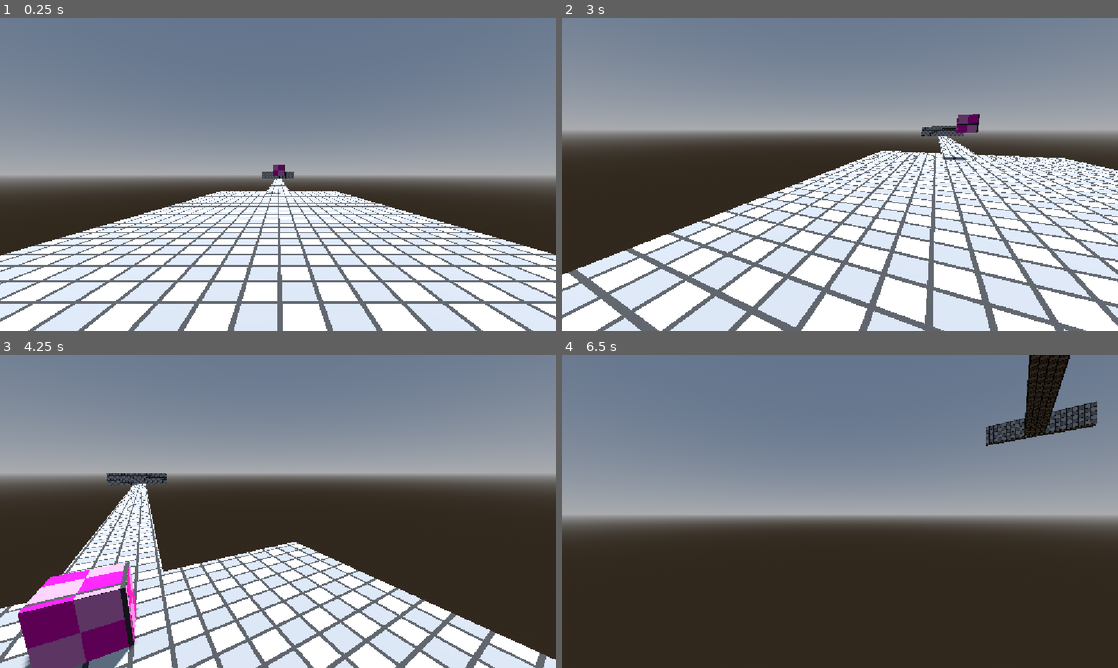
Above: before the commit, frames 1-4 (two rows, left to right).
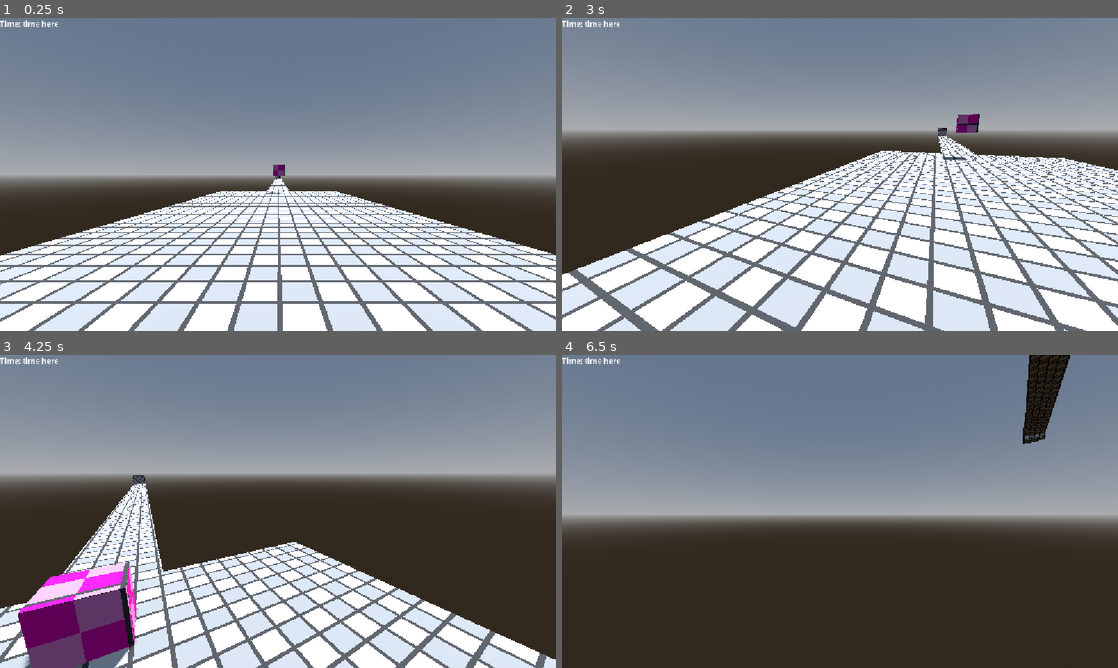
Above: after the commit, the same moments.

Repository: angrypig555/haven-game-2026
Game: Godot game, scene res://scenes/level5.tscn
Same seed, same stepped clock (60 frames per second), same inputs: the game is played once before the commit and once after it. This scene is started directly instead of the project's main scene.
Inputs (mouse positions are in pixels of both pictures, inside the frame that each line leads up to):
- Up to frame 1 (0.25 s): no input
- Up to frame 2 (3 s): tap Enter (ui_accept) at 0.5, 0.77, 1.52, 2 s; move the mouse to (962, 158) at 0.52 s; hold D (right_strafe) 0.53-1.28 s; tap Shift (dash) every 0.75 s from 0.6 to 2.85 s; click (962, 158) at 0.67 s; move the mouse to (812, 174) at 1.27 s; hold W (forward) from 1.28 s (still down); move the mouse to (851, 168) at 2.02 s; tap R (reset) at 2.75 s; move the mouse to (834, 180) at 2.77 s
- Up to frame 3 (4.25 s): keep holding W (forward); tap Enter (ui_accept) at 3.02, 3.77 s; move the mouse to (316, 514) at 3.52 s; tap Shift (dash) at 3.6 s
- Up to frame 4 (6.5 s): move the mouse to (795, 508) at 4.27 s; tap Shift (dash) at 4.35, 5.1, 5.85 s; tap Enter (ui_accept) at 4.52, 5, 6.02 s; move the mouse to (845, 511) at 5.02 s; move the mouse to (817, 505) at 5.77 s; release W (forward) at 5.78 s; hold D (right_strafe) from 5.78 s (still down)

The runs differ from the first frame. In frame 1, 0.2% of the frame differs, in the area x 0-53%, y 0-52%; in frame 2, 0.3%; in frame 3, 0.4%; in frame 4, 1.3%, in the area x 0-97%, y 0-30%.

Commit message:
begin gui work

Diff:
--- a/haven-2026/scenes/level5.tscn
+++ b/haven-2026/scenes/level5.tscn
@@ -4,6 +4,7 @@
 [ext_resource type="Material" uid="uid://dqb2m2v7xxvnw" path="res://assets/tile.tres" id="2_jfeem"]
 [ext_resource type="Texture2D" uid="uid://ccbvh48swjru6" path="res://assets/tile.png" id="2_ms1t0"]
 [ext_resource type="PackedScene" uid="uid://pxuus3v22yxr" path="res://scenes/box.tscn" id="4_jil2c"]
+[ext_resource type="Material" uid="uid://j57ubpk5em3k" path="res://assets/tile_blue.tres" id="5_8s0yo"]
 
 [sub_resource type="ProceduralSkyMaterial" id="ProceduralSkyMaterial_ms1t0"]
 sky_horizon_color = Color(0.66224277, 0.6717428, 0.6867428, 1)
@@ -32,6 +33,37 @@
 
 [sub_resource type="ConcavePolygonShape3D" id="ConcavePolygonShape3D_8s0yo"]
 data = PackedVector3Array(-0.5, 0.5, 0.5, 0.5, 0.5, 0.5, -0.5, -0.5, 0.5, 0.5, 0.5, 0.5, 0.5, -0.5, 0.5, -0.5, -0.5, 0. …(500 unchanged characters)…
+
+[sub_resource type="BoxMesh" id="BoxMesh_fkit3"]
+
+[sub_resource type="StandardMaterial3D" id="StandardMaterial3D_76aq6"]
+albedo_color = Color(0, 0, 1, 1)
+
+[sub_resource type="GDScript" id="GDScript_v4gm1"]
+script/source = "extends MeshInstance3D
+
+
+# Called when the node enters the scene tree for the first time.
+func _ready() -> void:
+	pass # Replace with function body.
+
+
+# Called every frame. 'delta' is the elapsed time since the previous frame.
+func _process(delta: float) -> void:
+	pass
+
+
+
+
+func _on_area_3d_body_shape_entered(body_rid: RID, body: Node3D, body_shape_index: int, local_shape_index: int) -> void:
+	print(\"next level\")
+	get_tree().change_scene_to_file(\"res://scenes/level1.tscn\")
+"
+
+[sub_resource type="ConcavePolygonShape3D" id="ConcavePolygonShape3D_g54xt"]
+data = PackedVector3Array(-0.5, 0.5, 0.5, 0.5, 0.5, 0.5, -0.5, -0.5, 0.5, 0.5, 0.5, 0.5, 0.5, -0.5, 0.5, -0.5, -0.5, 0.5, 0.5, 0.5, -0.5, -0.5, 0.5, -0.5, 0.5, -0.5, -0.5, -0.5, 0.5, -0.5, -0.5, -0.5, -0.5, 0.5, -0.5, -0.5, 0.5, 0.5, 0.5, 0.5, 0.5, -0.5, 0.5, -0.5, 0.5, 0.5, 0.5, -0.5, 0.5, -0.5, -0.5, 0.5, -0.5, 0.5, -0.5, 0.5, -0.5, -0.5, 0.5, 0.5, -0.5, -0.5, -0.5, -0.5, 0.5, 0.5, -0.5, -0.5, 0.5, -0.5, -0.5, -0.5, 0.5, 0.5, 0.5, -0.5, 0.5, 0.5, 0.5, 0.5, -0.5, -0.5, 0.5, 0.5, -0.5, 0.5, -0.5, 0.5, 0.5, -0.5, -0.5, -0.5, 0.5, 0.5, -0.5, 0.5, -0.5, -0.5, -0.5, 0.5, -0.5, 0.5, 0.5, -0.5, -0.5, -0.5, -0.5, -0.5)
+
+[sub_resource type="BoxShape3D" id="BoxShape3D_7pj42"]
 
 [node name="Level4" type="Node3D" unique_id=40424345]
 
@@ -69,11 +101,23 @@
 [node name="CollisionShape3D" type="CollisionShape3D" parent="MeshInstance3D2/StaticBody3D" unique_id=1457199974]
 shape = SubResource("ConcavePolygonShape3D_8y2od")
 
+[node name="MeshInstance3D3" type="MeshInstance3D" parent="." unique_id=1776696707]
+transform = Transform3D(2.1497018, 0, 0, 0, 0.09406763, 0, 0, 0, 10.896972, 0, 1.4262189, -75.33501)
+material_override = ExtResource("2_jfeem")
+mesh = SubResource("BoxMesh_nsmo0")
+surface_material_override/0 = SubResource("StandardMaterial3D_8s0yo")
+
+[node name="StaticBody3D" type="StaticBody3D" parent="MeshInstance3D3" unique_id=1613147358]
+transform = Transform3D(0.50486755, 0, 0, 0, 25.6, 0, 0, 0, 0.49983266, 0, 0, 1.4988282e-05)
+
+[node name="CollisionShape3D" type="CollisionShape3D" parent="MeshInstance3D3/StaticBody3D" unique_id=56232729]
+shape = SubResource("ConcavePolygonShape3D_8y2od")
+
 [node name="Box" parent="." unique_id=1108091245 instance=ExtResource("4_jil2c")]
 transform = Transform3D(1, 0, 0, 0, 1, 0, 0, 0, 1, 0.033901453, 1.7333889, -17.84407)
 
 [node name="MeshInstance3D6" type="MeshInstance3D" parent="." unique_id=2083231367]
-transform = Transform3D(11.010532, 0, 0, 0, 2.690867, 0, 0, 0, 1, 0, 0.75542617, -69.93276)
+transform = Transform3D(2.1642003, 0, 0, 0, 2.690867, 0, 0, 0, 1, 0, 0.22222054, -69.93276)
 material_override = ExtResource("2_jfeem")
 mesh = SubResource("BoxMesh_jil2c")
 
@@ -81,3 +125,23 @@
 
 [node name="CollisionShape3D" type="CollisionShape3D" parent="MeshInstance3D6/StaticBody3D" unique_id=799839028]
 shape = SubResource("ConcavePolygonShape3D_8s0yo")
+
+[node name="NextLevel" type="MeshInstance3D" parent="." unique_id=1745212569]
+transform = Transform3D(1.1958228, 0, 0, 0, 0.09672002, 0, 0, 0, 1.027231, 0.026665926, 1.5042005, -80.04294)
+material_override = ExtResource("5_8s0yo")
+mesh = SubResource("BoxMesh_fkit3")
+surface_material_override/0 = SubResource("StandardMaterial3D_76aq6")
+script = SubResource("GDScript_v4gm1")
+
+[node name="StaticBody3D" type="StaticBody3D" parent="NextLevel" unique_id=2126524594]
+
+[node name="CollisionShape3D" type="CollisionShape3D" parent="NextLevel/StaticBody3D" unique_id=1884287393]
+shape = SubResource("ConcavePolygonShape3D_g54xt")
+
+[node name="Area3D" type="Area3D" parent="NextLevel" unique_id=1590514219]
+
+[node name="CollisionShape3D" type="CollisionShape3D" parent="NextLevel/Area3D" unique_id=472127560]
+transform = Transform3D(0.99999976, 0, 0, 0, 6.8407617, 0, 0, 0, 0.9999996, 0, 6.591281, 0)
+shape = SubResource("BoxShape3D_7pj42")
+
+[connection signal="body_shape_entered" from="NextLevel/Area3D" to="NextLevel" method="_on_area_3d_body_shape_entered"]
--- a/haven-2026/scenes/player.tscn
+++ b/haven-2026/scenes/player.tscn
@@ -37,5 +37,10 @@
 wait_time = 0.2
 one_shot = true
 
+[node name="Label" type="Label" parent="." unique_id=338265539]
+offset_right = 40.0
+offset_bottom = 23.0
+text = "Time: time here"
+
 [connection signal="timeout" from="DashTimer" to="." method="_on_dash_timer_timeout"]
 [connection signal="timeout" from="DashMoveTimer" to="." method="_on_dash_move_timer_timeout"]
